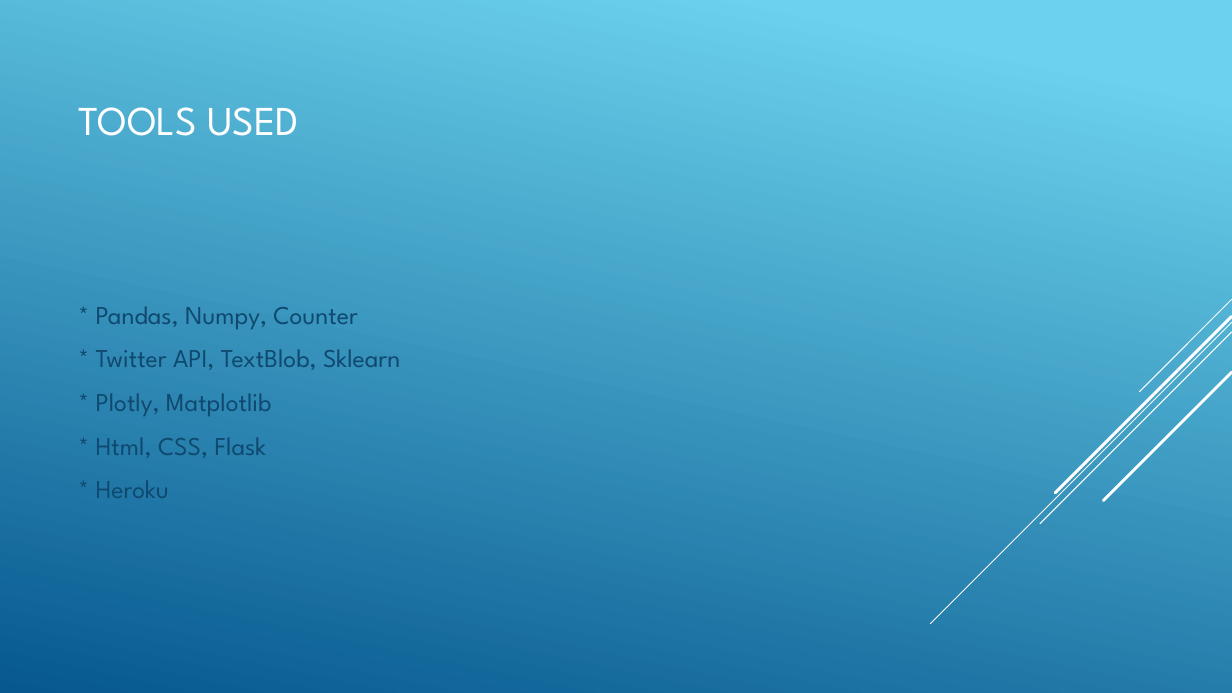
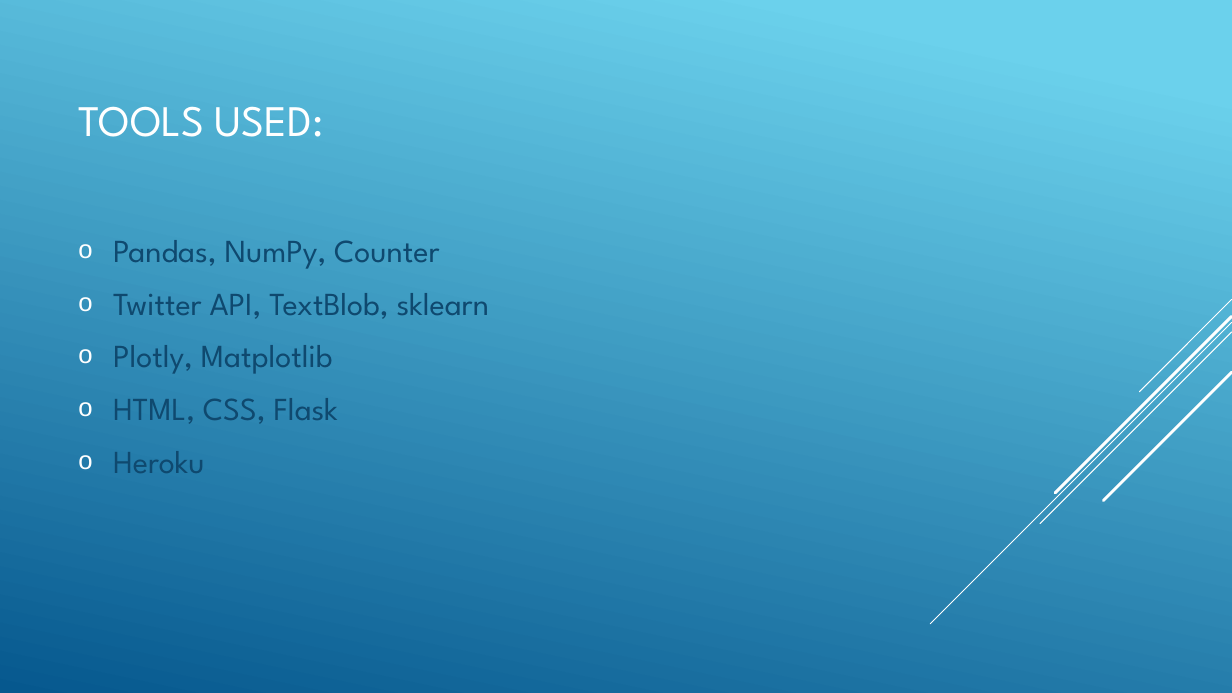
Before and after one commit to rayfen12/fakenews, a slide deck: slide 4 of Presentation.pptx. Drawn at 1232x693 pixels with LibreOffice and Linux fonts; fonts in the diff are those of the drawing. Boxes give left, top, right and bottom in pixels: in the first picture for what was removed or moved away, otherwise in the second. Text is boxed around its words. In the diff, an @@ line names an element or a change of style, - is before the commit and + after.

```diff
--- a/Presentation.pptx
+++ b/Presentation.pptx
@@ title at (78,106,324,137): text changed; size 32 to 34 pt @@
-TOOLS USED
+TOOLS USED:
@@ text at (113,240,489,473): text changed; size 20 to 25 pt @@
-* Pandas, Numpy, Counter
-* Twitter API, TextBlob, Sklearn
-* Plotly, Matplotlib
-* Html, CSS, Flask
-* Heroku
+o Pandas, NumPy, Counter
+o Twitter API, TextBlob, sklearn
+o Plotly, Matplotlib
+o HTML, CSS, Flask
+o Heroku
```
Also in this commit, not shown: 3 other slides changed.
